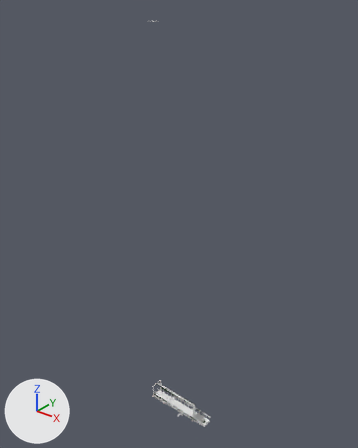
A saved change to the FBX model road_train_trailer/meshes/trucks/tuning/quintuple.fbx.
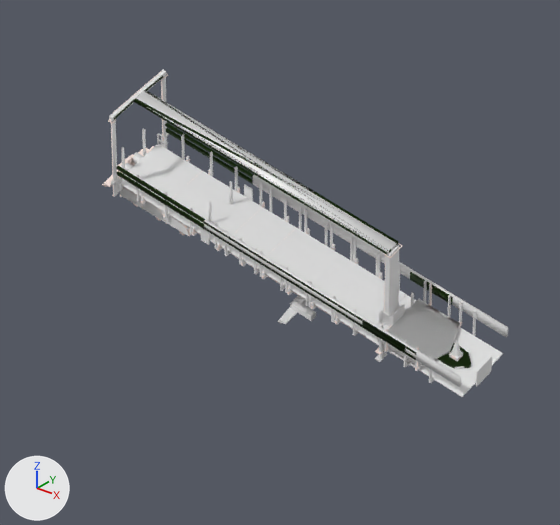
Old and new are each drawn whole from a camera (50 mm lens) standing at (0.608, -0.799, 1.07) and looking at (-0.049, 0.023, 0.56) and again close up on the part from 38% to 61% of the width and 82% to 99% of the height. Lighting does not change. The marker at lower left points along +X, +Y and +Z. Where no turn or scale is listed for an object, it has been applied to the vertices. Vertices at the same position are counted once.

In view in the first close-up: 'cdt_Anchor.006', 'cdt_Body.089', 'cdt_Hitch.009', 'cdt_Lift.022', 'cdt_Pin.011', 'extension.401', 'lift2.005', 'quintuple', 'top.037'.
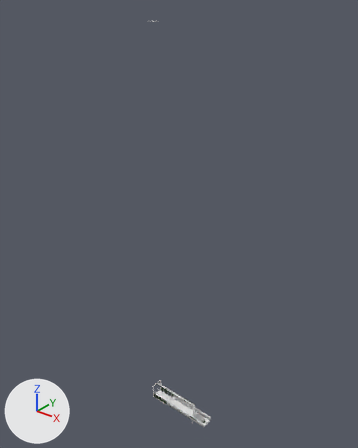
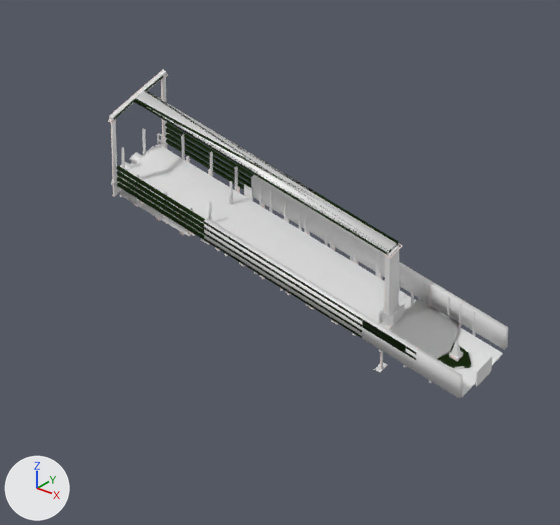
What differs and where, as boxes [x1, y1, x2, y2] in the close-ups (560 x 525 px; the box of a moved part takes in the faces that stretch with it):
```json
{"object": "cdt_Lift.022", "change": "reshaped", "before": [201, 175, 508, 397], "after": [201, 175, 508, 398]}
{"object": "top.037", "change": "reshaped", "before": [114, 76, 452, 360], "after": [114, 76, 416, 360]}
{"object": "extension.401", "change": "reshaped", "before": [102, 71, 462, 370], "after": [108, 71, 462, 372]}
{"object": "cdt_Hitch.009", "change": "deleted", "before": [277, 296, 316, 324]}
{"object": "cdt_Anchor.006", "change": "moved", "before": [375, 351, 387, 362], "after": [375, 351, 387, 373]}
{"part": 1, "of": "me_cube_296", "change": "moved or reshaped", "before": [204, 219, 461, 387], "after": [204, 218, 463, 398]}
{"part": 2, "of": "me_cube_296", "change": "moved or reshaped", "before": [253, 175, 508, 337], "after": [251, 175, 508, 350]}
{"part": 3, "of": "me_cube_220", "change": "added", "after": [166, 134, 251, 188]}
{"part": 4, "of": "me_cube_220", "change": "added", "after": [166, 139, 244, 190]}
{"part": 5, "of": "me_cube_220", "change": "added", "after": [117, 177, 362, 332]}
{"part": 6, "of": "me_cube_220", "change": "added", "after": [117, 182, 362, 338]}
{"part": 7, "of": "me_cube_19923", "change": "deleted", "before": [102, 146, 154, 187]}
```

The change, as JSON lines over the scene's bpy script:
```json
{"block": "me_cube_296", "where": "me_cube_296.from_pydata(...)  # 668 vertices, 502 faces; spans x -0.0672..0.0662, y -0.0162..0.016, z 0.017..0.0313"}
{"block": "me_cube_296", "where": "# used by ob_cdt_lift_022; location = (0.0, 0.0, -0.0081)"}
{"block": "me_cube_296", "change": "me_cube_296 part 1: 6 vertices removed from x -0.0617..0.0657, y -0.0162..-0.015, z 0.0266..0.0313; 6 vertices added at x -0.0617..0.0657, y -0.0162..-0.0141, z 0.0205..0.0313"}
{"block": "me_cube_296", "change": "me_cube_296 part 2: 6 vertices moved from x -0.0617..0.0657, y 0.0148..0.016, z 0.0266..0.0313 to x -0.0617..0.0657, y 0.014..0.016, z 0.0205..0.0313"}
{"block": "me_cube_220", "where": "me_cube_220.from_pydata(...)  # 120 vertices, 92 faces; spans x -0.068..0.088, y 0.002..0.035, z -0.001..0.031"}
{"block": "me_cube_220", "where": "# used by ob_top_037; location = (-0.0429, -0.0186, 0.0191)"}
{"block": "me_cube_220", "change": "me_cube_220 part 3: the loose piece of 8 vertices spanning x -0.066..0.062, y 0.033..0.035, z -0.001..0.001 is copied, and the copy is moved by (0.0, 0.0, -0.003); it spans x -0.066..0.062, y 0.033..0.035, z -0.004..-0.002"}
{"block": "me_cube_220", "change": "me_cube_220 part 4: the loose piece of 8 vertices spanning x -0.066..0.062, y 0.033..0.035, z -0.001..0.001 is copied, and the copy is moved by (0.0, 0.0, -0.006); it spans x -0.066..0.062, y 0.033..0.035, z -0.007..-0.005"}
{"block": "me_cube_220", "change": "me_cube_220 part 5: the loose piece of 8 vertices spanning x -0.066..0.062, y 0.002..0.004, z -0.001..0.001 is copied, and the copy is moved by (0.0, 0.0, -0.003); it spans x -0.066..0.062, y 0.002..0.004, z -0.004..-0.002"}
{"block": "me_cube_220", "change": "me_cube_220 part 6: the loose piece of 8 vertices spanning x -0.066..0.062, y 0.002..0.004, z -0.001..0.001 is copied, and the copy is moved by (0.0, 0.0, -0.006); it spans x -0.066..0.062, y 0.002..0.004, z -0.007..-0.005"}
{"block": "me_cube_19923", "where": "# used by ob_extension_401; location = (-0.2304, 0.0187, 0.0308)"}
{"op": "remove", "block": "me_cube_19923", "code": "me_cube_19923.from_pydata(...)  # 31067 vertices, 25120 faces; spans x 0.11..0.285, y -0.037..-0.001, z -0.031..0.019"}
{"op": "add", "block": "me_cube_19923", "code": "me_cube_19923.from_pydata(...)  # 30447 vertices, 24474 faces; spans x 0.118..0.285, y -0.037..-0.001, z -0.037..0.019"}
{"block": "me_cube_19923", "change": "me_cube_19923 part 7: 22 loose pieces with 596 vertices, spanning x 0.11..0.117, y -0.032..-0.006, z -0.027..-0.021, are deleted"}
{"block": "me_cube_016_cube_190", "where": "me_cube_016_cube_190.from_pydata(...)  # 56 vertices, 34 faces; spans x 0.0217..0.0243, y -0.0117..0.0117, z 0.0111..0.0251"}
{"block": "me_cube_016_cube_190", "where": "# used by ob_cdt_anchor_006; location = (0.0, 0.0, -0.0114)"}
{"block": "me_cube_016_cube_190", "change": "me_cube_016_cube_190 part 8: the whole mesh is moved by (-0.0238, 0.0, -0.0093)"}
{"op": "remove", "block": "ob_cdt_hitch_009", "code": ["ob_cdt_hitch_009 = bpy.data.objects.new('cdt_Hitch.009', me_cube_052)", "ob_cdt_hitch_009.location = (-0.0261, 0.0, -0.0081)"]}
{"op": "set", "path": "ob_cdt_anchor_006.location", "old": "(0.0, 0.0, -0.0114)", "new": "(0.0238, 0.0, -0.0081)"}
```
